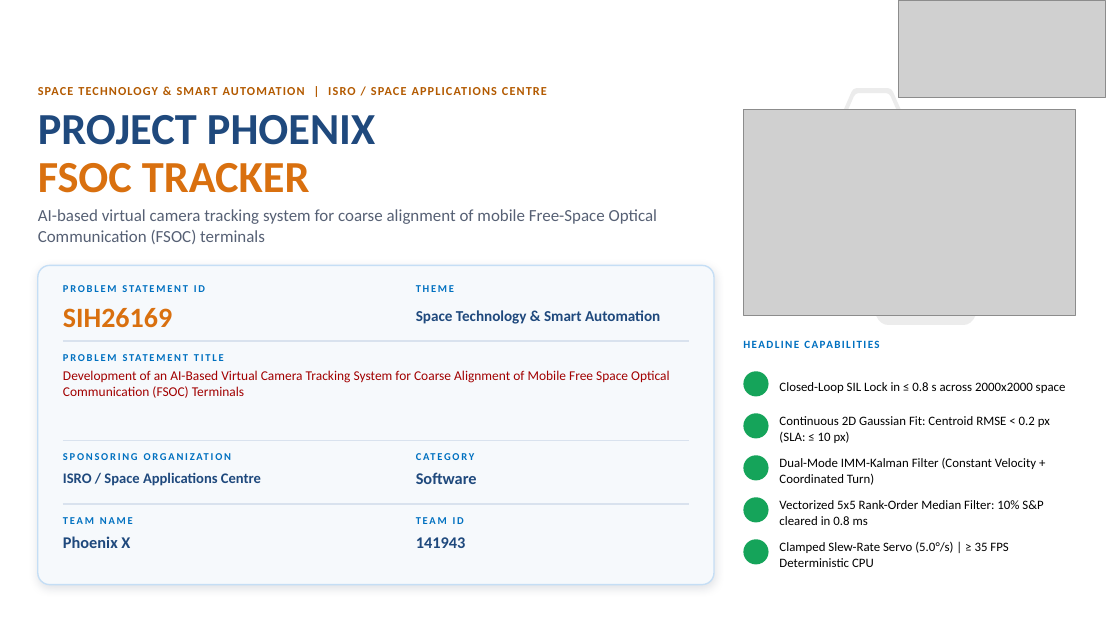
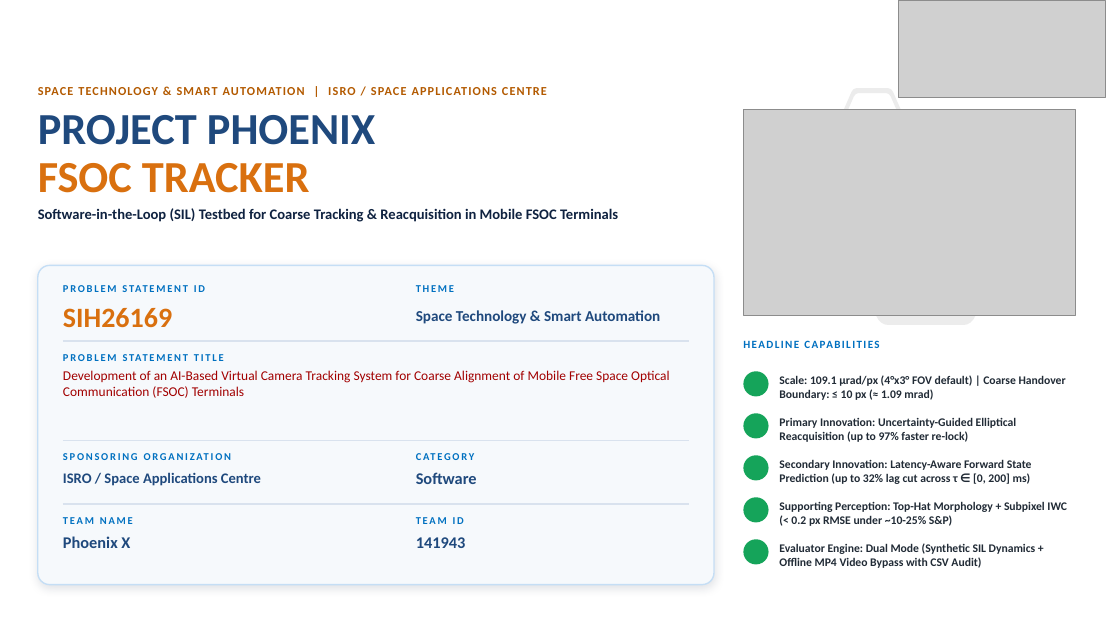
Before and after one commit to jvstin47/SIH-26169-Virtual-Camera-Tracking, a slide deck: slide 1 of presentation/Phoenix_X_SIH26169_Final.pptx. Drawn at 1120x630 pixels with LibreOffice and Linux fonts; fonts in the diff are those of the drawing; grey boxes stand for pictures; background and template pictures are left out. Boxes give left, top, right and bottom in pixels: in the first picture for what was removed or moved away, otherwise in the second. Text is boxed around its words. In the diff, an @@ line names an element or a change of style, - is before the commit and + after.

Commit message:
docs: update presentation deck with scientific research framework and mentor feedback
- Slide 1: Subtitle scoped to Coarse PAT & Reacquisition Stage; Headline capabilities updated with 109.1 μrad/px scale, H1 latency projection, H2 uncertainty reacquisition, and dual-mode SIL/MP4 testbed.
- Slide 2: Restructured around research hierarchy; 5 innovation cards mapped to Uncertainty-Guided Search, Latency Compensation H1, Top-Hat IWC, Dual-Mode Engine, and Defined Coarse PAT Handover Cone (<= 10 px ≈ 1.09 mrad).
- Slide 3: Updated 6-stage workflow and 4 tech stack rows reflecting latency-compensated state estimation, covariance ellipse reacquisition, and PS ~10% S&P noise (stress to 25%).
- Slide 4: Challenges updated to focus on actuator delay/loop latency, outage reacquisition, and independent evaluator verification.
- Slide 5: Performance pipeline updated with verified benchmark numbers (up to 97% faster reacquisition, up to 32% lag cut) and defensible compliance wording.
- Slide 6: Explicit scope boundary added alongside 6 verified DOI citations, academic deliverables, and standalone 1-click releases.

```diff
--- a/presentation/Phoenix_X_SIH26169_Final.pptx
+++ b/presentation/Phoenix_X_SIH26169_Final.pptx
@@ text at (38,208,618,222): text changed; size 14.5 to 12.5 pt; text colour #566074 to #0F2240; bold on @@
-AI-based virtual camera tracking system for coarse alignment of mobile Free-Space Optical Communication (FSOC) terminals
+Software-in-the-Loop (SIL) Testbed for Coarse Tracking & Reacquisition in Mobile FSOC Terminals
@@ text at (779,375,1066,400): text changed; size 11 to 10 pt; text colour #000000 to #212B36; bold on @@
-Closed-Loop SIL Lock in ≤ 0.8 s across 2000x2000 space
+Scale: 109.1 μrad/px (4°x3° FOV default) | Coarse Handover Boundary: ≤ 10 px (≈ 1.09 mrad)
@@ text at (779,417,1017,442): text changed; size 11 to 10 pt; text colour #000000 to #212B36; bold on @@
-Continuous 2D Gaussian Fit: Centroid RMSE < 0.2 px (SLA: ≤ 10 px)
+Primary Innovation: Uncertainty-Guided Elliptical Reacquisition (up to 97% faster re-lock)
@@ text at (779,459,1032,484): text changed; size 11 to 10 pt; text colour #000000 to #212B36; bold on @@
-Dual-Mode IMM-Kalman Filter (Constant Velocity + Coordinated Turn)
+Secondary Innovation: Latency-Aware Forward State Prediction (up to 32% lag cut across τ ∈ [0, 200] ms)
@@ text at (779,501,1067,526): text changed; size 11 to 10 pt; text colour #000000 to #212B36; bold on @@
-Vectorized 5x5 Rank-Order Median Filter: 10% S&P cleared in 0.8 ms
+Supporting Perception: Top-Hat Morphology + Subpixel IWC (< 0.2 px RMSE under ~10-25% S&P)
@@ text at (779,543,1036,568): text changed; size 11 to 10 pt; text colour #000000 to #212B36; bold on @@
-Clamped Slew-Rate Servo (5.0°/s) | ≥ 35 FPS Deterministic CPU
+Evaluator Engine: Dual Mode (Synthetic SIL Dynamics + Offline MP4 Video Bypass with CSV Audit)
```
Also in this commit, not shown: 5 other slides changed, 1 other file.
